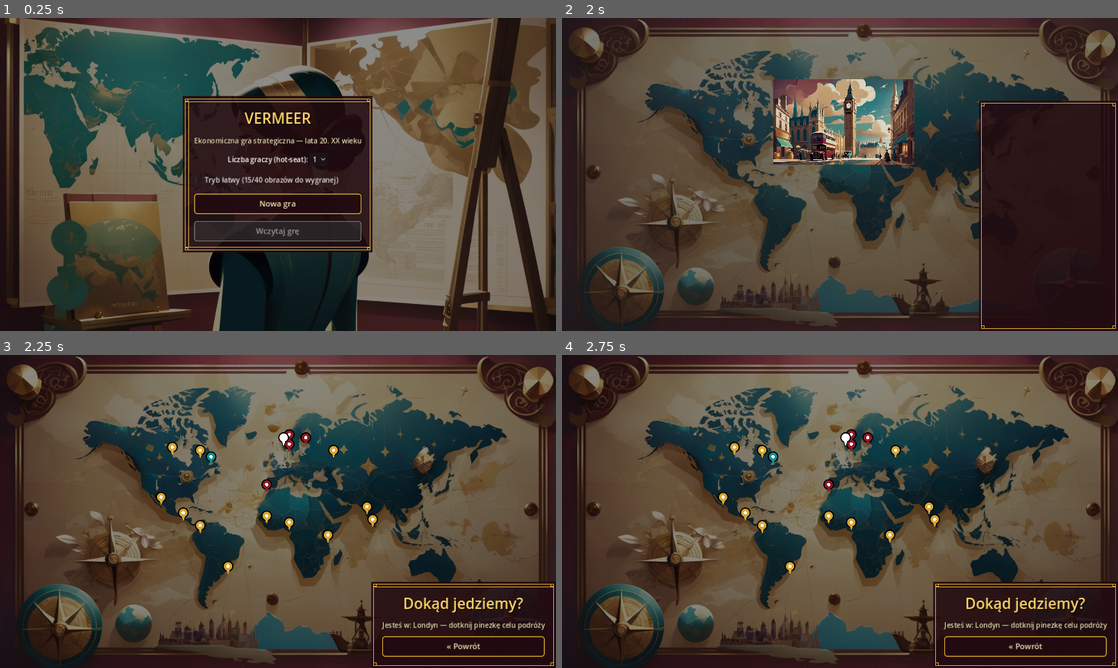
Above: before the commit, frames 1-4 (two rows, left to right).
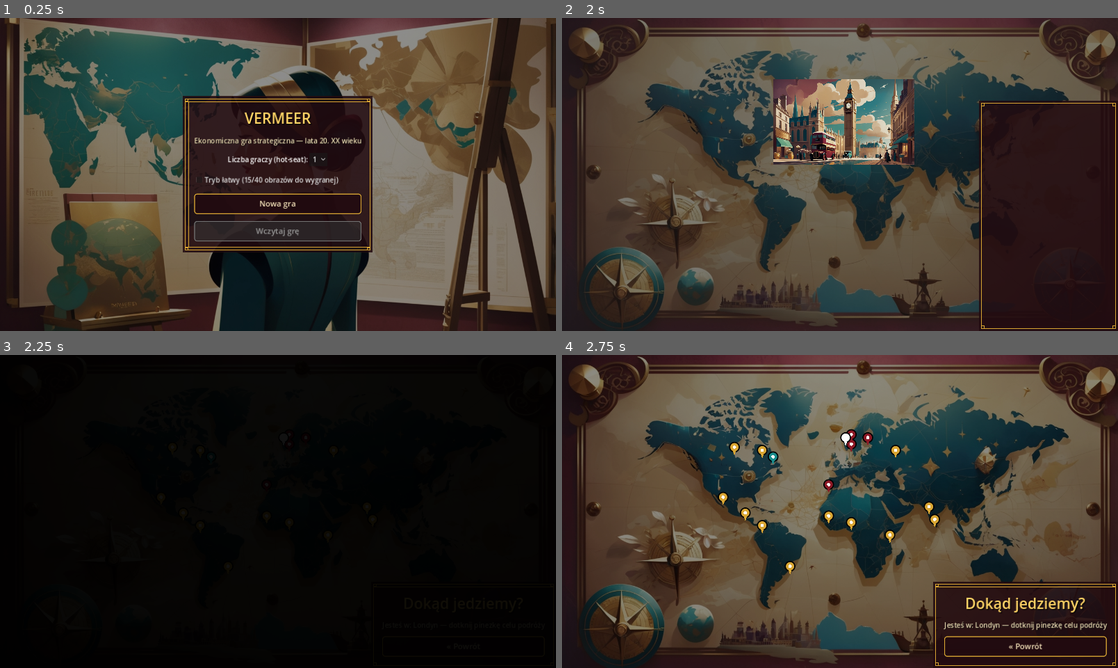
Above: after the commit, the same moments.

Repository: cinekm20/the-forger-retro-tycoon
Game: Godot game, scene res://scenes/main_menu/MainMenu.tscn
Two runs of this game, one before a commit and one after it. Both use one fixed random seed, a clock stepped at 60 frames per second and the inputs below.
Inputs:
- Up to frame 1 (0.25 s): no input
- Up to frame 2 (2 s): click "Nowa gra" at 0.5 s; click "Jedź »" at 1.25 s
- Up to frame 3 (2.25 s): no input
- Up to frame 4 (2.75 s): no input

Frames 1-2 are identical in both runs. In frame 3, 98% of the frame differs, in the area x 0-100%, y 0-100%; in frame 4, nothing differs.

Commit message:
Napraw mrugnięcie ekranu na końcu animacji zoom (Hub<->mapa podróży)
change_scene_to_file() usuwa starą scenę i buduje nową (Hub.gd/TravelMap
tworzą sporo UI programistycznie w _ready()), więc silnik potrafi
wyrenderować klatkę pustego tła między scenami — niezauważalne przy
zwykłej nawigacji z menu, ale rzucające się w oczy na końcu płynnej
animacji zoom, gdzie oko śledzi ciągły ruch.

SceneRouter.goto_scene_masked(): krótko przykrywa samo przełączenie
czernią (CanvasLayer jako dziecko autoloadu, więc przetrwa usunięcie
starej sceny) i płynnie ją wygasza po zbudowaniu nowej sceny. Użyte tylko
w dwóch miejscach kończących animację zoom (Hub._on_travel_pressed,
TravelAnimation._play_arrival_zoom_in) — zwykła nawigacja z menu nadal
używa goto_scene() bez zmian.

Diff:
--- a/game/scenes/hub/Hub.gd
+++ b/game/scenes/hub/Hub.gd
@@ -160,7 +160,7 @@
 	tween.tween_property(hub_bg, "scale", pin_scale, ZOOM_OUT_DURATION)
 	tween.tween_property(root_panel, "modulate:a", 0.0, ZOOM_OUT_DURATION * 0.5)
 	tween.tween_property(top_row, "modulate:a", 0.0, ZOOM_OUT_DURATION * 0.5)
-	tween.chain().tween_callback(func(): SceneRouter.goto_scene(SceneRouter.TRAVEL_MAP))
+	tween.chain().tween_callback(func(): SceneRouter.goto_scene_masked(SceneRouter.TRAVEL_MAP))
 
 
 func _set_buttons_disabled(disabled: bool) -> void:
--- a/game/scenes/travel_animation/TravelAnimation.gd
+++ b/game/scenes/travel_animation/TravelAnimation.gd
@@ -119,4 +119,4 @@
 	tween.tween_property(arrival_bg, "scale", Vector2.ONE, ARRIVAL_ZOOM_DURATION)
 	tween.tween_property(map_overlay, "modulate:a", 0.0, ARRIVAL_ZOOM_DURATION)
 	tween.tween_property(root_panel, "modulate:a", 0.0, ARRIVAL_ZOOM_DURATION * 0.5)
-	tween.chain().tween_callback(func(): SceneRouter.goto_hub())
+	tween.chain().tween_callback(func(): SceneRouter.goto_scene_masked(SceneRouter.HUB))
--- a/game/scripts/autoload/SceneRouter.gd
+++ b/game/scripts/autoload/SceneRouter.gd
@@ -20,3 +20,33 @@
 
 func goto_hub() -> void:
 	goto_scene(HUB)
+
+
+## Jak goto_scene(), ale maskuje samo przełączenie krótką, natychmiastową
+## czernią — change_scene_to_file() usuwa starą scenę i buduje nową
+## (Hub.gd/TravelMap.gd tworzą sporo UI programistycznie w _ready()), więc
+## silnik potrafi wyrenderować klatkę pustego/domyślnego tła między starą
+## a nową sceną. Zwykle niezauważalne przy zwykłej nawigacji z menu, ale
+## bardzo widoczne jako mrugnięcie, gdy przełączenie kończy płynną animację
+## zoom (Hub._on_travel_pressed / TravelAnimation._play_arrival_zoom_in) —
+## tam oko śledzi ciągły ruch, więc nawet jedna przerwana klatka rzuca się
+## w oczy. Warstwa żyje jako dziecko SceneRouter (autoload), więc przetrwa
+## samo usunięcie starej sceny.
+func goto_scene_masked(path: String) -> void:
+	var layer := CanvasLayer.new()
+	layer.layer = 100
+	add_child(layer)
+	var cover := ColorRect.new()
+	cover.color = Color.BLACK
+	cover.set_anchors_preset(Control.PRESET_FULL_RECT)
+	cover.mouse_filter = Control.MOUSE_FILTER_IGNORE
+	layer.add_child(cover)
+
+	get_tree().change_scene_to_file(path)
+	await get_tree().process_frame
+	await get_tree().process_frame
+
+	var tween := create_tween()
+	tween.tween_property(cover, "color:a", 0.0, 0.25)
+	await tween.finished
+	layer.queue_free()
